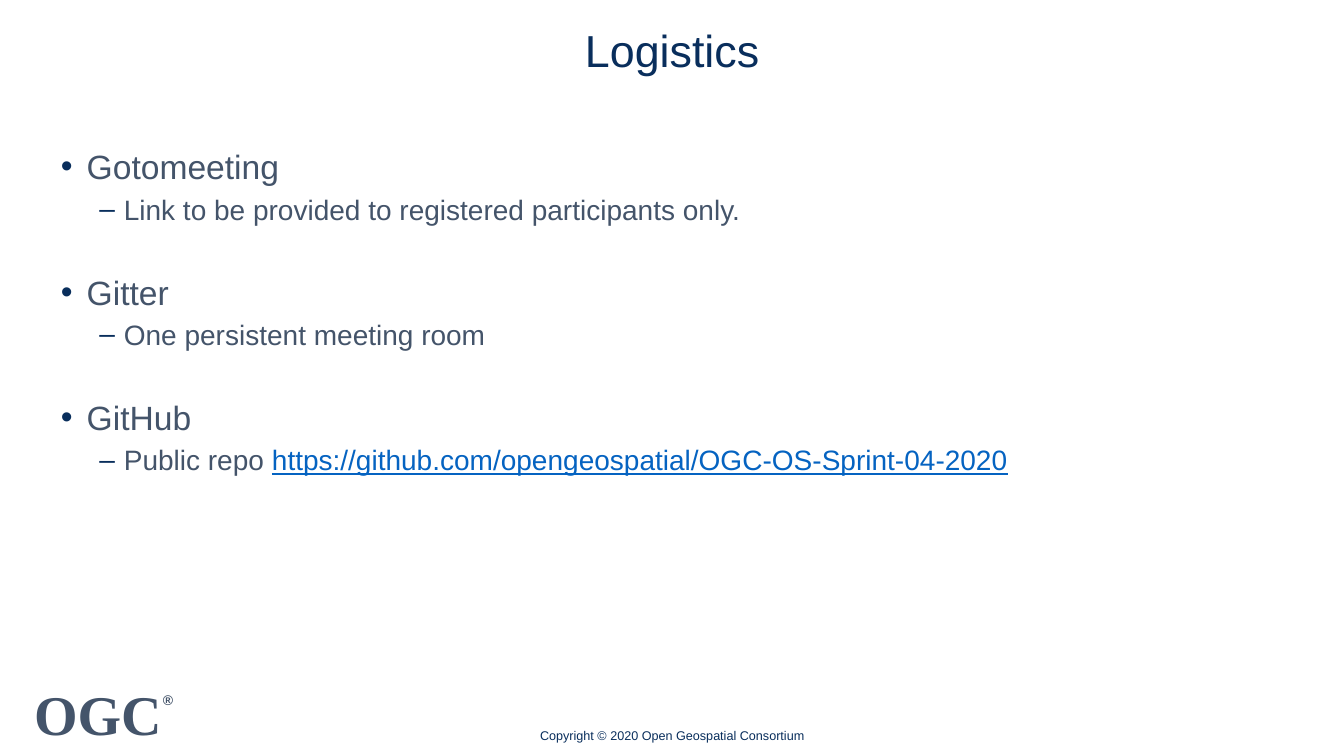
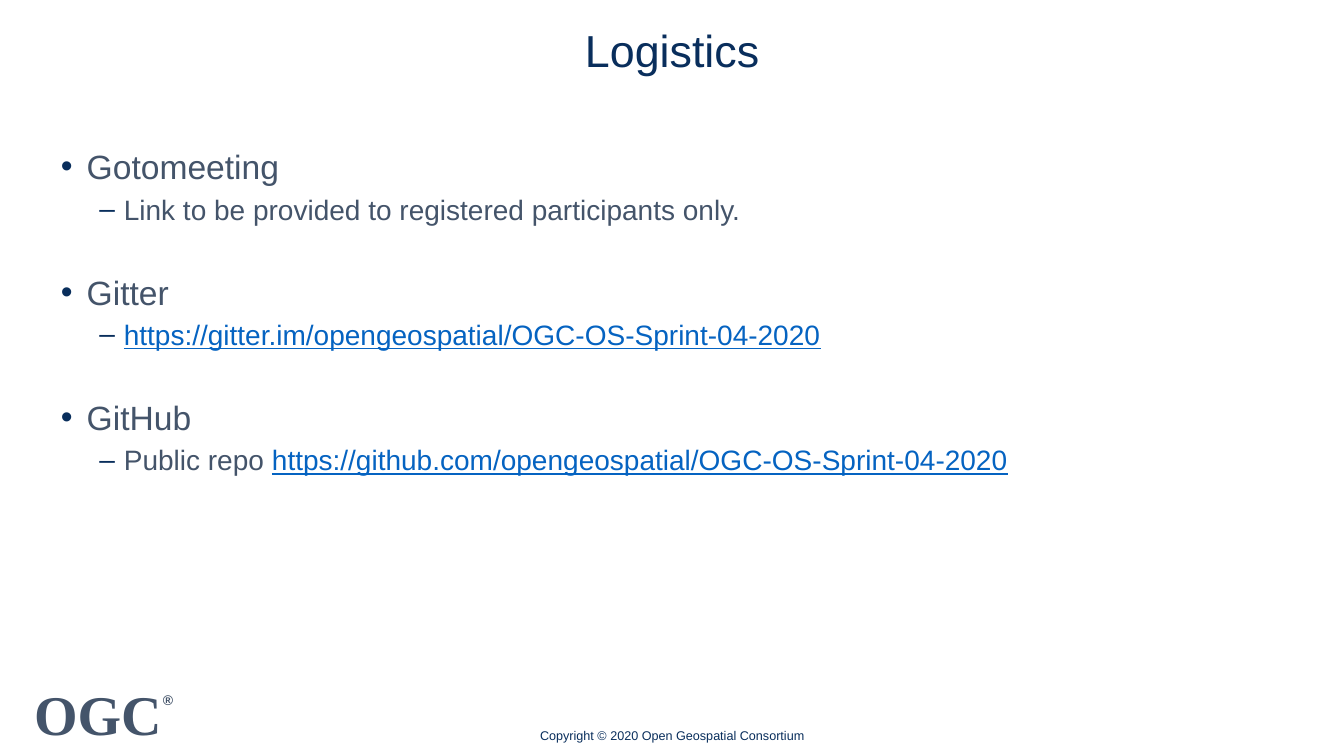
Before and after one commit to opengeospatial/OGC-OS-Sprint-04-2020, a slide deck: slide 11 of Presentations/20200416 OGC API Tiles Webinar slides.pptx (slide 10 before the commit). Drawn at 1344x756 pixels with LibreOffice and Linux fonts; fonts in the diff are those of the drawing; background and template pictures are left out. Boxes give left, top, right and bottom in pixels: in the first picture for what was removed or moved away, otherwise in the second. Text is boxed around its words. In the diff, an @@ line names an element or a change of style, - is before the commit and + after.

```diff
--- a/Presentations/20200416 OGC API Tiles Webinar slides.pptx
+++ b/Presentations/20200416 OGC API Tiles Webinar slides.pptx
@@ text at [124, 324, 820, 350]: text changed; text colour #44546A to #0563C1 @@
-  – One persistent meeting room
+  – https://gitter.im/opengeospatial/OGC-OS-Sprint-04-2020
```
Also in this commit, not shown: 1 other slide changed, 1 slide added.
